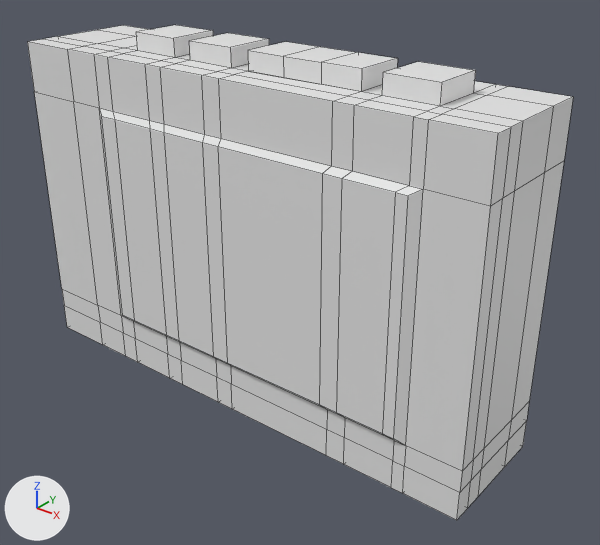
Renders of the Blender file Models/CassettePlayer.blend from each side of a commit.
Both versions are drawn from a 50 mm lens placed at (0.1249, -0.1426, 0.0818), pointed at (0.0098, 0.0012, -0.0074). Arrows for +X, +Y and +Z are at lower left; the lights stay in place. Mesh edges are drawn as thin lines.

Objects in the first picture: 'Body', 'Door', 'FastForwardButton', 'PlayButtonAndHead', 'RewindButton', 'StopButton'.
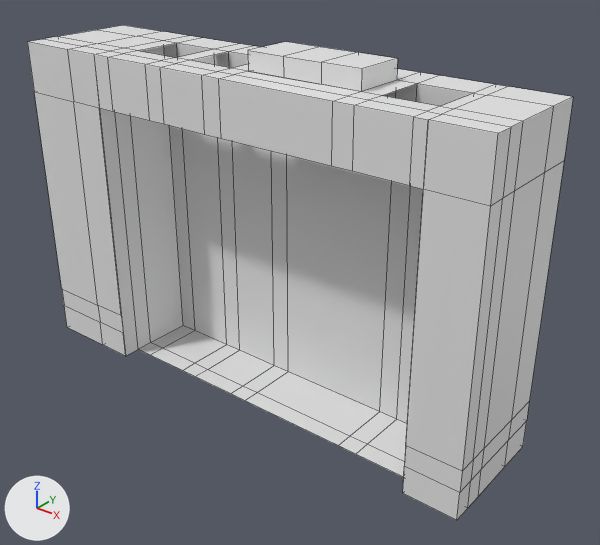
Commit message: Made section inside player for cassette to sit in

Changed parts and their boxes (x1, y1, x2, y2) in the pictures (600 x 545 px):
'Door', hidden
    before: (99, 108, 423, 493)
'StopButton', hidden
    before: (382, 62, 476, 106)
'FastForwardButton', hidden
    before: (189, 33, 269, 68)
'RewindButton', hidden
    before: (136, 25, 213, 58)
part 1 of me_cube_001, added
    after: (99, 43, 473, 423)

Edits to the bpy script that builds the scene:
```text
Change me_cube_001:
    used by ob_body; location = (0.0, 0.0, 0.0)
    remove me_cube_001.from_pydata(...)  # 202 vertices, 184 faces; spans x -0.066..0.066, y -0.016..0.016, z -0.042..0.042
    add me_cube_001.from_pydata(...)  # 202 vertices, 199 faces; spans x -0.066..0.066, y -0.016..0.016, z -0.042..0.042
    me_cube_001 part 1
    15 new faces join them
Change ob_stopbutton:
    add ob_stopbutton.hide_set(True)
Change ob_fastforwardbutton:
    add ob_fastforwardbutton.hide_set(True)
Change ob_rewindbutton:
    add ob_rewindbutton.hide_set(True)
Change ob_door:
    add ob_door.hide_set(True)
```
